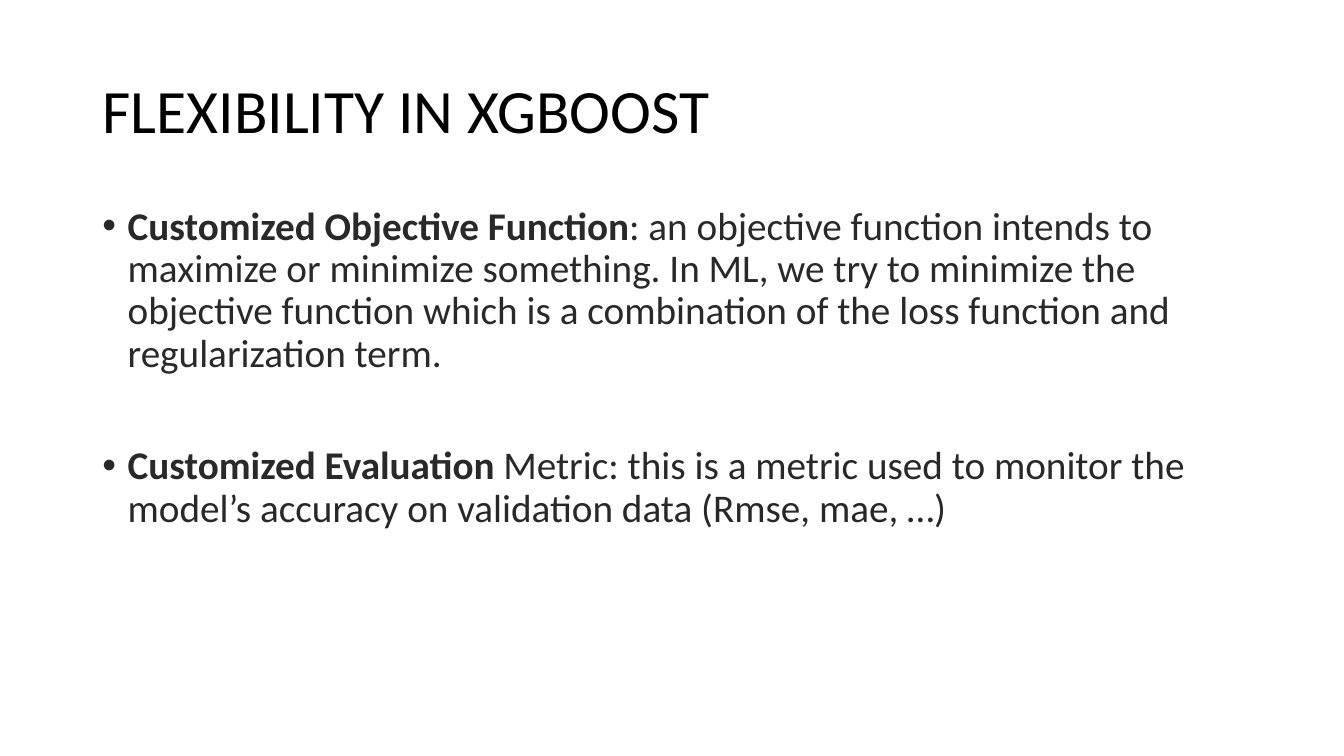
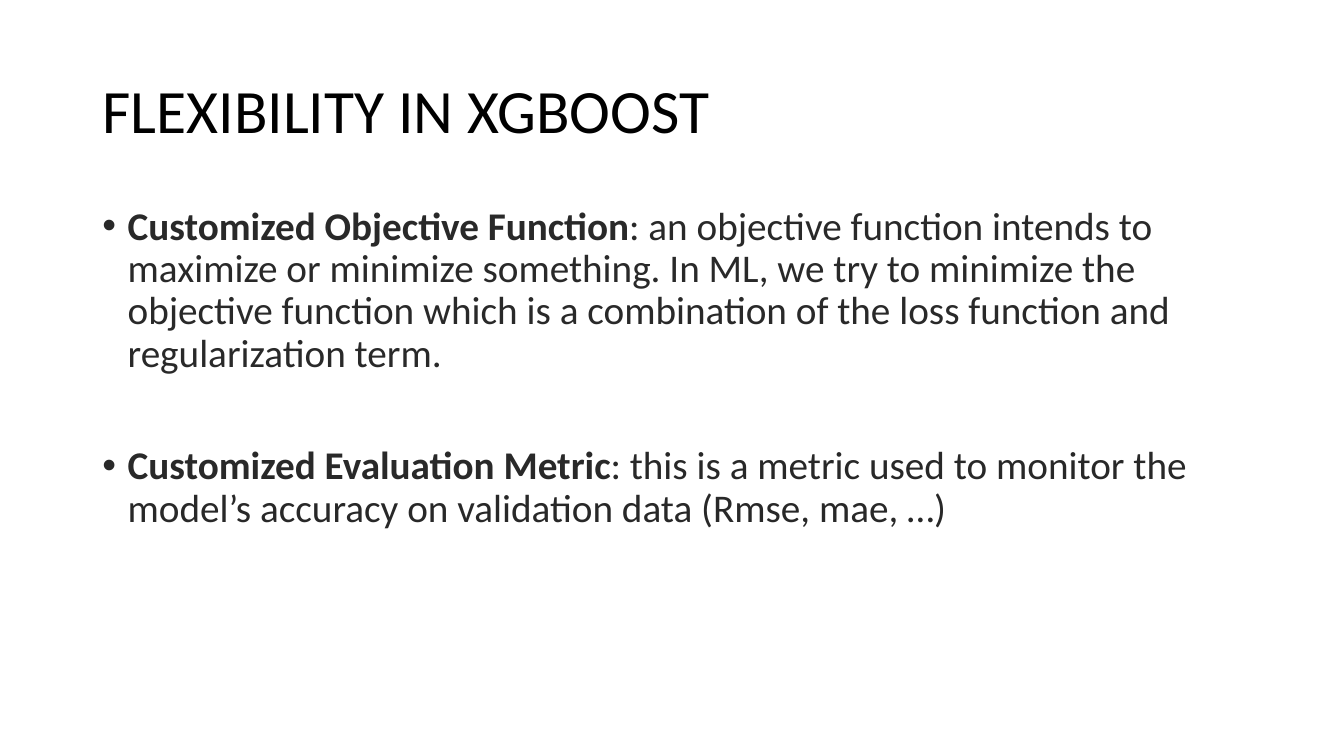
Before and after one commit to antalbe001/Introduction-to-Machine-Learning-Course, a slide deck: slide 7 of Xgboost.pptx. Drawn at 1344x756 pixels with LibreOffice and Linux fonts; fonts in the diff are those of the drawing. Boxes give left, top, right and bottom in pixels: in the first picture for what was removed or moved away, otherwise in the second. Text is boxed around its words. In the diff, an @@ line names an element or a change of style, - is before the commit and + after.

```diff
--- a/Xgboost.pptx
+++ b/Xgboost.pptx
@@ text at (128, 451, 1186, 529): bold on in "Metric:" @@
```
Also in this commit, not shown: 9 slides added, 6 slides removed.
